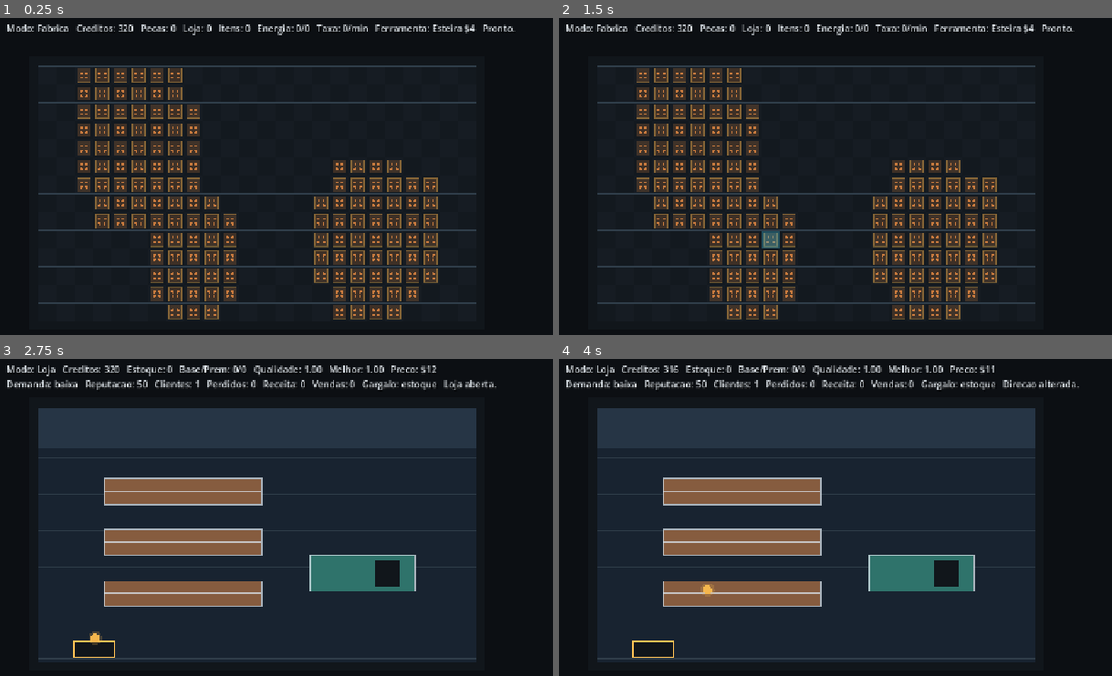
Above: before the commit, frames 1-4 (two rows, left to right).
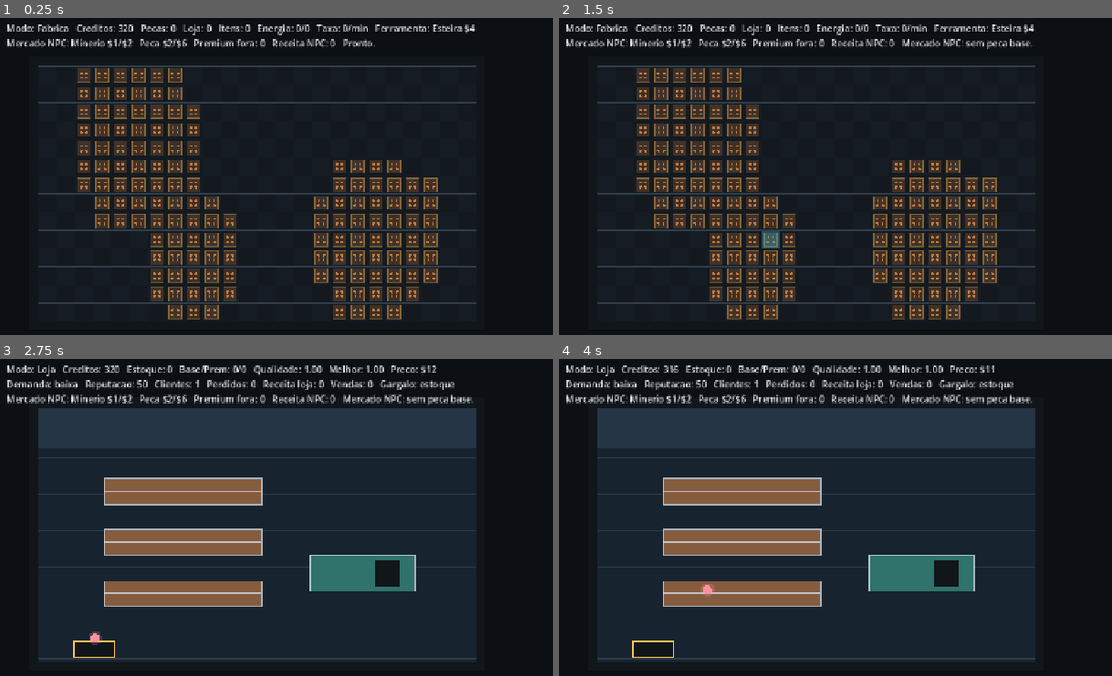
Above: after the commit, the same moments.

Repository: DURKHEIM09/jogo
Game: Godot game, scene res://scenes/main.tscn
Two runs of this game, one before a commit and one after it. Both use one fixed random seed, a clock stepped at 60 frames per second and the inputs below.
Inputs (mouse positions are in pixels of both pictures, inside the frame that each line leads up to):
- Up to frame 1 (0.25 s): no input
- Up to frame 2 (1.5 s): tap Enter at 0.5 s; move the mouse to (1078, 195) at 0.52 s; hold Right 0.53-1.28 s; tap M at 0.6, 1.35 s; click (1078, 195) at 0.67 s; tap Space at 1.25 s; move the mouse to (769, 236) at 1.27 s; hold Left from 1.28 s (still down)
- Up to frame 3 (2.75 s): tap Enter at 2 s; move the mouse to (431, 466) at 2.02 s; release Left at 2.03 s; hold Right from 2.03 s (still down); tap Tab at 2.1 s; tap M at 2.3 s
- Up to frame 4 (4 s): move the mouse to (879, 641) at 2.77 s; tap R at 2.85 s; click (879, 641) at 2.92 s; tap M at 3.05, 3.8 s; move the mouse to (outside the picture) at 3.52 s; release Right at 3.53 s; hold Left from 3.53 s (still down); tap E at 3.6 s

The runs differ from the first frame. In frame 1, 1.0% of the frame differs, in the area x 1-94%, y 2-10%; in frame 2, 1.2%; in frame 3, 1.9%; in frame 4, 2.0%, in the area x 1-95%, y 6-75%.

Commit message:
feat: add npc market maker

Diff:
--- a/scripts/config/bootstrap_config.gd
+++ b/scripts/config/bootstrap_config.gd
@@ -94,6 +94,23 @@
 const SHOP_REPUTATION_STOCKOUT_PENALTY := 1.4
 const SHOP_REPUTATION_PRICE_PENALTY := 0.9
 const SHOP_REPUTATION_SALE_GAIN := 0.45
+const MARKET_BID_FACTOR := 0.7
+const MARKET_ASK_FACTOR := 1.5
+const MARKET_COST_ORE := 1
+const MARKET_COST_PART := 4
+const MARKET_INITIAL_TIMER := 0.0
+const MARKET_TIMER_MIN := 3.5
+const MARKET_TIMER_VARIANCE := 2.5
+const MARKET_ORE_DEMAND_MIN := 0.45
+const MARKET_ORE_DEMAND_MAX := 1.85
+const MARKET_ORE_VOLATILITY := 0.18
+const MARKET_PART_DEMAND_MIN := 0.55
+const MARKET_PART_DEMAND_MAX := 2.2
+const MARKET_PART_VOLATILITY := 0.22
+const MARKET_PRESSURE_DECAY_ORE := 0.035
+const MARKET_PRESSURE_DECAY_PART := 0.025
+const MARKET_SELL_PRESSURE_ORE := 0.018
+const MARKET_SELL_PRESSURE_PART := 0.035
 const COLOR_CUSTOMER_A := Color(0.463, 0.847, 1.0, 1.0)
 const COLOR_CUSTOMER_B := Color(0.957, 0.714, 0.302, 1.0)
 const COLOR_CUSTOMER_C := Color(1.0, 0.561, 0.639, 1.0)
@@ -142,6 +159,28 @@
 		_:
 			return COLOR_CUSTOMER_C
 
+static func production_cost(item_type: String, tier := DEFAULT_ITEM_TIER) -> int:
+	var base_cost := MARKET_COST_ORE
+	if item_type == ITEM_PART:
+		base_cost = MARKET_COST_PART
+	return int(base_cost * pow(2.0, float(max(0, tier - 1))))
+
+static func market_bid(cost: int) -> int:
+	return max(1, int(floor(float(cost) * MARKET_BID_FACTOR)))
+
+static func market_ask(cost: int) -> int:
+	var bid := market_bid(cost)
+	return max(bid + 1, int(ceil(float(cost) * MARKET_ASK_FACTOR)))
+
+static func market_item_label(item_type: String) -> String:
+	match item_type:
+		ITEM_PART:
+			return "Peca"
+		ITEM_ORE:
+			return "Minerio"
+		_:
+			return "Item"
+
 static func is_directional_tool(tool: String) -> bool:
 	return (
 		tool == TOOL_BELT
--- a/scripts/factory/factory_state.gd
+++ b/scripts/factory/factory_state.gd
@@ -35,9 +35,15 @@
 var shop_consumed_premium := 0
 var shop_spawn_timer := Config.SHOP_CUSTOMER_INITIAL_SPAWN
 var shop_customers := []
+var market_timer := Config.MARKET_INITIAL_TIMER
+var market_quotes := {}
+var market_ore_sold := 0
+var market_part_sold := 0
+var market_revenue := 0
 
 func _init() -> void:
 	rng.randomize()
+	_reset_market_state()
 	_generate_resources()
 
 func select_tool(tool: String) -> bool:
@@ -69,6 +75,7 @@
 			changed_this_tick = _update_assembler(cell, building, dt) or changed_this_tick
 
 	changed_this_tick = _update_items(dt) or changed_this_tick
+	changed_this_tick = _update_market(dt) or changed_this_tick
 	changed_this_tick = _update_shop(dt) or changed_this_tick
 
 	if changed_this_tick:
@@ -200,6 +207,37 @@
 		"bottleneck": _get_shop_bottleneck(demand),
 	}
 
+func get_market_quote(item_type: String) -> Dictionary:
+	_ensure_market_quotes()
+	if not market_quotes.has(item_type):
+		return _create_market_quote(item_type)
+	return Dictionary(market_quotes[item_type]).duplicate(true)
+
+func get_market_report() -> Dictionary:
+	return {
+		"ore": get_market_quote(Config.ITEM_ORE),
+		"part": get_market_quote(Config.ITEM_PART),
+		"ore_sold": market_ore_sold,
+		"part_sold": market_part_sold,
+		"revenue": market_revenue,
+		"premium_stock": get_shop_premium_stock(),
+		"average_quality": get_shop_average_quality(),
+		"best_quality": shop_best_quality,
+		"bid_factor_safe": is_market_bid_factor_safe(),
+	}
+
+func is_market_bid_factor_safe() -> bool:
+	return Config.MARKET_BID_FACTOR < 1.0 and Config.MARKET_ASK_FACTOR > 1.0
+
+func sell_ore_to_market(amount := 1) -> int:
+	return _sell_to_market(Config.ITEM_ORE, max(0, amount))
+
+func sell_base_part_to_market(amount := 1) -> int:
+	var quantity := _consume_base_shop_stock(max(0, amount))
+	if quantity <= 0:
+		return 0
+	return _sell_to_market(Config.ITEM_PART, quantity)
+
 func spawn_shop_customer(budget: int = -1, notify: bool = true) -> Dictionary:
 	if shop_customers.size() >= Config.SHOP_CUSTOMER_CAPACITY:
 		return {}
@@ -308,6 +346,7 @@
 		"resources": _serialize_resources(),
 		"items": _serialize_items(items),
 		"shop": _serialize_shop(),
+		"market": _serialize_market(),
 	}
 
 func load_snapshot(snapshot: Dictionary) -> bool:
@@ -327,6 +366,7 @@
 	_load_shop_snapshot(snapshot.get("shop", {}))
 	if not has_shop_snapshot and parts > 0:
 		_seed_shop_from_legacy_parts(parts)
+	_load_market_snapshot(snapshot.get("market", {}))
 
 	buildings.clear()
 	for raw_building in _as_array(snapshot.get("buildings", [])):
@@ -541,6 +581,7 @@
 			_store_part(held)
 		elif item_type == Config.ITEM_ORE:
 			ore_stored += 1
+			sell_ore_to_market(1)
 		return true
 
 	return false
@@ -650,6 +691,58 @@
 
 	return false
 
+func _update_market(dt: float) -> bool:
+	_ensure_market_quotes()
+	var changed_market := false
+	changed_market = _decay_market_pressure(Config.ITEM_ORE, Config.MARKET_PRESSURE_DECAY_ORE, dt) or changed_market
+	changed_market = _decay_market_pressure(Config.ITEM_PART, Config.MARKET_PRESSURE_DECAY_PART, dt) or changed_market
+
+	market_timer -= dt
+	if market_timer > 0.0:
+		return changed_market
+
+	market_timer = Config.MARKET_TIMER_MIN + rng.randf() * Config.MARKET_TIMER_VARIANCE
+	_update_market_item(Config.ITEM_ORE, Config.MARKET_ORE_DEMAND_MIN, Config.MARKET_ORE_DEMAND_MAX, Config.MARKET_ORE_VOLATILITY)
+	_update_market_item(Config.ITEM_PART, Config.MARKET_PART_DEMAND_MIN, Config.MARKET_PART_DEMAND_MAX, Config.MARKET_PART_VOLATILITY)
+	return true
+
+func _update_market_item(item_type: String, min_demand: float, max_demand: float, volatility: float) -> void:
+	var quote: Dictionary = market_quotes.get(item_type, _create_market_quote(item_type))
+	var demand := float(quote.get("demand", 1.0))
+	var random_walk := (rng.randf() - 0.48) * volatility
+	var recovery := (1.0 - demand) * 0.08
+	quote["demand"] = clampf(demand + random_walk + recovery, min_demand, max_demand)
+	market_quotes[item_type] = _refresh_market_quote(quote, item_type)
+
+func _decay_market_pressure(item_type: String, decay: float, dt: float) -> bool:
+	var quote: Dictionary = market_quotes.get(item_type, _create_market_quote(item_type))
+	var previous_pressure := float(quote.get("pressure", 0.0))
+	if previous_pressure <= 0.0:
+		return false
+	quote["pressure"] = maxf(0.0, previous_pressure - dt * decay)
+	market_quotes[item_type] = quote
+	return not is_equal_approx(previous_pressure, float(quote["pressure"]))
+
+func _sell_to_market(item_type: String, quantity: int) -> int:
+	if quantity <= 0:
+		return 0
+
+	var quote := get_market_quote(item_type)
+	var price := int(quote.get("bid", 1))
+	var revenue := price * quantity
+	money += revenue
+	market_revenue += revenue
+
+	var stored_quote: Dictionary = market_quotes.get(item_type, _create_market_quote(item_type))
+	if item_type == Config.ITEM_PART:
+		market_part_sold += quantity
+		stored_quote["pressure"] = float(stored_quote.get("pressure", 0.0)) + Config.MARKET_SELL_PRESSURE_PART * quantity
+	else:
+		market_ore_sold += quantity
+		stored_quote["pressure"] = float(stored_quote.get("pressure", 0.0)) + Config.MARKET_SELL_PRESSURE_ORE * quantity
+	market_quotes[item_type] = _refresh_market_quote(stored_quote, item_type)
+	return revenue
+
 func _update_shop(dt: float) -> bool:
 	var changed_shop := false
 	shop_spawn_timer -= dt * get_shop_demand()
@@ -768,6 +861,19 @@
 
 	return consumed
 
+func _consume_base_shop_stock(amount: int) -> int:
+	var consumed := 0
+	while consumed < amount:
+		var stock_index := _find_base_shop_stock()
+		if stock_index < 0:
+			break
+
+		shop_inventory.remove_at(stock_index)
+		shop_consumed_base += 1
+		consumed += 1
+
+	return consumed
+
 func _find_consumable_shop_stock(premium_only: bool) -> int:
 	for index in range(shop_inventory.size()):
 		var base_candidate: Dictionary = shop_inventory[index]
@@ -781,6 +887,13 @@
 		if bool(premium_candidate.get("premium", false)):
 			return index
 
+	return -1
+
+func _find_base_shop_stock() -> int:
+	for index in range(shop_inventory.size()):
+		var base_candidate: Dictionary = shop_inventory[index]
+		if not bool(base_candidate.get("premium", false)):
+			return index
 	return -1
 
 func _store_part(part: Dictionary) -> void:
@@ -855,6 +968,29 @@
 		"inventory": _serialize_items(shop_inventory),
 	}
 
+func _serialize_market() -> Dictionary:
+	_ensure_market_quotes()
+	return {
+		"timer": market_timer,
+		"ore_sold": market_ore_sold,
+		"part_sold": market_part_sold,
+		"revenue": market_revenue,
+		"ore": _serialize_market_quote(market_quotes[Config.ITEM_ORE]),
+		"part": _serialize_market_quote(market_quotes[Config.ITEM_PART]),
+	}
+
+func _serialize_market_quote(quote: Dictionary) -> Dictionary:
+	return {
+		"cost": int(quote.get("cost", 1)),
+		"bid": int(quote.get("bid", 1)),
+		"ask": int(quote.get("ask", 2)),
+		"price": int(quote.get("price", quote.get("bid", 1))),
+		"base": int(quote.get("base", quote.get("cost", 1))),
+		"demand": float(quote.get("demand", 1.0)),
+		"pressure": float(quote.get("pressure", 0.0)),
+		"last_price": int(quote.get("last_price", quote.get("lastPrice", quote.get("bid", 1)))),
+	}
+
 func _load_shop_snapshot(raw_shop: Variant) -> void:
 	_reset_shop_state()
 	if typeof(raw_shop) != TYPE_DICTIONARY:
@@ -893,6 +1029,78 @@
 	shop_spawn_timer = Config.SHOP_CUSTOMER_INITIAL_SPAWN
 	shop_customers = []
 
+func _load_market_snapshot(raw_market: Variant) -> void:
+	_reset_market_state()
+	if typeof(raw_market) != TYPE_DICTIONARY:
+		return
+
+	var source: Dictionary = raw_market
+	market_timer = maxf(0.0, float(source.get("timer", source.get("marketTimer", Config.MARKET_INITIAL_TIMER))))
+	market_ore_sold = max(0, int(source.get("ore_sold", source.get("oreSold", 0))))
+	market_part_sold = max(0, int(source.get("part_sold", source.get("partSold", 0))))
+	market_revenue = max(0, int(source.get("revenue", 0)))
+	market_quotes[Config.ITEM_ORE] = _deserialize_market_quote(source.get("ore", {}), Config.ITEM_ORE)
+	market_quotes[Config.ITEM_PART] = _deserialize_market_quote(source.get("part", {}), Config.ITEM_PART)
+
+func _reset_market_state() -> void:
+	market_timer = Config.MARKET_INITIAL_TIMER
+	market_ore_sold = 0
+	market_part_sold = 0
+	market_revenue = 0
+	market_quotes = {
+		Config.ITEM_ORE: _create_market_quote(Config.ITEM_ORE),
+		Config.ITEM_PART: _create_market_quote(Config.ITEM_PART),
+	}
+
+func _ensure_market_quotes() -> void:
+	if not market_quotes.has(Config.ITEM_ORE):
+		market_quotes[Config.ITEM_ORE] = _create_market_quote(Config.ITEM_ORE)
+	else:
+		market_quotes[Config.ITEM_ORE] = _refresh_market_quote(market_quotes[Config.ITEM_ORE], Config.ITEM_ORE)
+
+	if not market_quotes.has(Config.ITEM_PART):
+		market_quotes[Config.ITEM_PART] = _create_market_quote(Config.ITEM_PART)
+	else:
+		market_quotes[Config.ITEM_PART] = _refresh_market_quote(market_quotes[Config.ITEM_PART], Config.ITEM_PART)
+
+func _create_market_quote(item_type: String) -> Dictionary:
+	var cost := Config.production_cost(item_type)
+	var bid := Config.market_bid(cost)
+	return {
+		"item_type": item_type,
+		"cost": cost,
+		"bid": bid,
+		"ask": Config.market_ask(cost),
+		"price": bid,
+		"base": cost,
+		"demand": 1.0,
+		"pressure": 0.0,
+		"last_price": bid,
+	}
+
+func _refresh_market_quote(quote: Dictionary, item_type: String) -> Dictionary:
+	var cost := Config.production_cost(item_type)
+	var bid := Config.market_bid(cost)
+	quote["item_type"] = item_type
+	quote["cost"] = cost
+	quote["base"] = cost
+	quote["last_price"] = int(quote.get("price", quote.get("bid", bid)))
+	quote["bid"] = bid
+	quote["ask"] = Config.market_ask(cost)
+	quote["price"] = bid
+	return quote
+
+func _deserialize_market_quote(raw_quote: Variant, item_type: String) -> Dictionary:
+	var quote := _create_market_quote(item_type)
+	if typeof(raw_quote) != TYPE_DICTIONARY:
+		return quote
+
+	var source: Dictionary = raw_quote
+	quote["demand"] = clampf(float(source.get("demand", 1.0)), 0.0, 10.0)
+	quote["pressure"] = maxf(0.0, float(source.get("pressure", 0.0)))
+	quote["last_price"] = max(1, int(source.get("last_price", source.get("lastPrice", quote["bid"]))))
+	return _refresh_market_quote(quote, item_type)
+
 func _seed_shop_from_legacy_parts(count: int) -> void:
 	for _index in range(max(0, count)):
 		var part := _make_stored_part(_make_item(Config.ITEM_PART, Config.DEFAULT_ITEM_QUALITY))
--- a/scripts/main_scene.gd
+++ b/scripts/main_scene.gd
@@ -78,6 +78,12 @@
 		_update_hud()
 		return
 
+	if key_event.keycode == KEY_M:
+		var earned: int = factory_state.sell_base_part_to_market(1)
+		last_action = "Mercado NPC: +$%d." % earned if earned > 0 else "Mercado NPC: sem peca base."
+		_update_hud()
+		return
+
 	var next_tool := _tool_from_key(key_event.keycode)
 	if next_tool != "":
 		factory_state.select_tool(next_tool)
@@ -119,7 +125,7 @@
 	hud_label.add_theme_color_override("font_shadow_color", Color(0.0, 0.0, 0.0, 0.75))
 	hud_label.add_theme_constant_override("shadow_offset_x", 1)
 	hud_label.add_theme_constant_override("shadow_offset_y", 1)
-	hud_label.size = Vector2(1232.0, 80.0)
+	hud_label.size = Vector2(1232.0, 116.0)
 	hud_label.autowrap_mode = TextServer.AUTOWRAP_WORD_SMART
 	hud_layer.add_child(hud_label)
 
@@ -128,9 +134,12 @@
 		return
 
 	var selected_tool := String(factory_state.selected_tool)
+	var market: Dictionary = factory_state.get_market_report()
+	var ore_quote: Dictionary = market["ore"]
+	var part_quote: Dictionary = market["part"]
 	if factory_state.mode == Config.MODE_SHOP:
 		var report: Dictionary = factory_state.get_shop_report()
-		hud_label.text = "Modo: Loja   Creditos: %d   Estoque: %d  …(93 unchanged characters)…    Clientes: %d   Perdidos: %d   Receita: %d   Vendas: %d   Gargalo: %s   %s" % [
+		hud_label.text = "Modo: Loja   Creditos: %d   Estoque: %d  …(93 unchanged characters)…    Clientes: %d   Perdidos: %d   Receita loja: %d   Vendas: %d   Gargalo: %s\nMercado NPC: Minerio $%d/$%d   Peca $%d/$%d   Premium fora: %d   Receita NPC: %d   %s" % [
 			int(factory_state.money),
 			int(report["stock"]),
 			int(report["base_stock"]),
@@ -145,11 +154,17 @@
 			int(report["revenue"]),
 			int(report["sales"]),
 			String(report["bottleneck"]),
+			int(ore_quote["bid"]),
+			int(ore_quote["ask"]),
+			int(part_quote["bid"]),
+			int(part_quote["ask"]),
+			int(market["premium_stock"]),
+			int(market["revenue"]),
 			last_action,
 		]
 		return
 
-	hud_label.text = "Modo: Fabrica   Creditos: %d   Pecas: %d   Loja: %d   Itens: %d   Energia: %d/%d   Taxa: %d/min   Ferramenta: %s $%d   %s" % [
+	hud_label.text = "Modo: Fabrica   Creditos: %d   Pecas: %d   Loja: %d   Itens: %d   Energia: %d/%d   Taxa: %d/min   Ferramenta: %s $%d\nMercado NPC: Minerio $%d/$%d   Peca $%d/$%d   Premium fora: %d   Receita NPC: %d   %s" % [
 		int(factory_state.money),
 		int(factory_state.parts),
 		factory_state.get_shop_stock(),
@@ -159,6 +174,12 @@
 		factory_state.get_parts_per_minute(),
 		Config.tool_label(selected_tool),
 		Config.tool_cost(selected_tool),
+		int(ore_quote["bid"]),
+		int(ore_quote["ask"]),
+		int(part_quote["bid"]),
+		int(part_quote["ask"]),
+		int(market["premium_stock"]),
+		int(market["revenue"]),
 		last_action,
 	]
 
--- a/scripts/tests/building_state_smoke.gd
+++ b/scripts/tests/building_state_smoke.gd
@@ -7,6 +7,19 @@
 	var state = FactoryStateScript.new()
 	state.shop_spawn_timer = 999.0
 	if not _expect(state.money == Config.INITIAL_MONEY, "initial money mismatch"):
+		return
+	if not _expect(Config.production_cost(Config.ITEM_ORE) == 1, "ore production cost mismatch"):
+		return
+	if not _expect(Config.production_cost(Config.ITEM_PART) == 4, "part production cost mismatch"):
+		return
+	if not _expect(state.is_market_bid_factor_safe(), "market bid/ask factors are unsafe"):
+		return
+	var initial_market: Dictionary = state.get_market_report()
+	var initial_ore_quote: Dictionary = initial_market["ore"]
+	var initial_part_quote: Dictionary = initial_market["part"]
+	if not _expect(int(initial_ore_quote["bid"]) == 1 and int(initial_ore_quote["ask"]) == 2, "ore market quote mismatch"):
+		return
+	if not _expect(int(initial_part_quote["bid"]) == 2 and int(initial_part_quote["ask"]) == 6, "part market quote mismatch"):
 		return
 
 	var cell := Vector2i(2, 3)
@@ -178,12 +191,20 @@
 		return
 	if not _expect(float(shop_report["average_quality"]) >= Config.MIN_QUALITY, "shop average quality below minimum"):
 		return
+	var market_report: Dictionary = state.get_market_report()
+	var market_part_quote: Dictionary = market_report["part"]
+	if not _expect(int(market_part_quote["cost"]) == Config.production_cost(Config.ITEM_PART), "market report part cost mismatch"):
+		return
+	if not _expect(int(market_report["premium_stock"]) == state.get_shop_premium_stock(), "market premium signal mismatch"):
+		return
 	if not _expect(state.set_mode(Config.MODE_SHOP) and state.mode == Config.MODE_SHOP, "shop mode switch failed"):
 		return
 
 	var snapshot := state.to_snapshot()
 	if not _expect(not _snapshot_persists_powered(snapshot), "snapshot should not persist raw powered"):
 		return
+	if not _expect(snapshot.has("market"), "snapshot missing market"):
+		return
 	var restored = FactoryStateScript.new()
 	if not _expect(restored.load_snapshot(snapshot), "snapshot load failed"):
 		return
@@ -200,6 +221,10 @@
 	if not _expect(restored.get_shop_stock() == state.get_shop_stock(), "snapshot shop stock mismatch"):
 		return
 	if not _expect(_shop_has_part(restored, first_part_quality, first_part_premium), "snapshot lost shop part quality"):
+		return
+	var restored_market: Dictionary = restored.get_market_report()
+	var restored_part_quote: Dictionary = restored_market["part"]
+	if not _expect(int(restored_part_quote["bid"]) == int(market_part_quote["bid"]), "snapshot market quote mismatch"):
 		return
 	var legacy_snapshot: Dictionary = snapshot.duplicate(true)
 	legacy_snapshot.erase("shop")
@@ -226,6 +251,10 @@
 	if not _expect(loaded.get_shop_stock() == state.get_shop_stock(), "disk save shop stock mismatch"):
 		return
 	if not _expect(_shop_has_part(loaded, first_part_quality, first_part_premium), "disk save lost shop part quality"):
+		return
+	var loaded_market: Dictionary = loaded.get_market_report()
+	var loaded_part_quote: Dictionary = loaded_market["part"]
+	if not _expect(int(loaded_part_quote["ask"]) == int(market_part_quote["ask"]), "disk save market quote mismatch"):
 		return
 	DirAccess.remove_absolute(ProjectSettings.globalize_path(save_path))
 
@@ -312,6 +341,54 @@
 	if not _expect(high_reputation_demand > low_reputation_demand, "demand did not react to reputation"):
 		return
 
+	var ore_market = FactoryStateScript.new()
+	ore_market.shop_spawn_timer = 999.0
+	ore_market.select_tool(Config.TOOL_STORAGE)
+	var ore_storage_cell := Vector2i(5, 5)
+	var placed_ore_storage: Dictionary = ore_market.try_apply_tool(ore_storage_cell)
+	if not _expect(bool(placed_ore_storage["ok"]), "market ore storage placement failed"):
+		return
+	var ore_money_before: int = ore_market.money
+	var ore_bid: int = int(ore_market.get_market_quote(Config.ITEM_ORE)["bid"])
+	var dropped_ore: bool = ore_market._drop_from_inserter(ore_storage_cell - Config.direction_offset(0), 0, _test_ore())
+	if not _expect(dropped_ore, "ore drop into storage failed"):
+		return
+	if not _expect(ore_market.money == ore_money_before + ore_bid, "ore auto-sale did not pay market bid"):
+		return
+	if not _expect(ore_market.ore_stored == 1, "ore auto-sale did not count stored ore"):
+		return
+	var ore_market_report: Dictionary = ore_market.get_market_report()
+	if not _expect(int(ore_market_report["ore_sold"]) == 1, "ore market sale count mismatch"):
+		return
+
+	var part_market = FactoryStateScript.new()
+	part_market.shop_spawn_timer = 999.0
+	part_market._store_part(_test_part(Config.DEFAULT_ITEM_QUALITY))
+	part_market._store_part(_test_part(Config.PREMIUM_THRESHOLD))
+	var part_bid: int = int(part_market.get_market_quote(Config.ITEM_PART)["bid"])
+	var part_money_before: int = part_market.money
+	var part_revenue: int = part_market.sell_base_part_to_market(1)
+	if not _expect(part_revenue == part_bid, "base part market sale revenue mismatch"):
+		return
+	if not _expect(part_market.money == part_money_before + part_bid, "base part market sale did not add money"):
+		return
+	if not _expect(part_market.get_shop_base_stock() == 0 and part_market.get_shop_premium_stock() == 1, "premium should remain outside NPC corridor"):
+		return
+	var premium_revenue: int = part_market.sell_base_part_to_market(1)
+	if not _expect(premium_revenue == 0, "premium part should not sell to NPC corridor"):
+		return
+	if not _expect(part_market.get_shop_premium_stock() == 1, "premium stock was consumed by NPC market"):
+		return
+	var part_market_snapshot: Dictionary = part_market.to_snapshot()
+	var market_restored = FactoryStateScript.new()
+	if not _expect(market_restored.load_snapshot(part_market_snapshot), "market snapshot load failed"):
+		return
+	var market_restored_report: Dictionary = market_restored.get_market_report()
+	if not _expect(int(market_restored_report["part_sold"]) == 1, "market snapshot part sold mismatch"):
+		return
+	if not _expect(int(market_restored_report["revenue"]) == part_bid, "market snapshot revenue mismatch"):
+		return
+
 	print("FACTORYOPS_BUILDING_STATE_SMOKE_OK")
 	get_tree().quit(0)
 
@@ -368,6 +445,14 @@
 		"tier": Config.DEFAULT_ITEM_TIER,
 		"quality": quality,
 		"premium": quality >= Config.PREMIUM_THRESHOLD,
+	}
+
+func _test_ore() -> Dictionary:
+	return {
+		"type": Config.ITEM_ORE,
+		"tier": Config.DEFAULT_ITEM_TIER,
+		"quality": Config.DEFAULT_ITEM_QUALITY,
+		"premium": false,
 	}
 
 func _shop_has_part(state, quality: float, premium: bool) -> bool:
